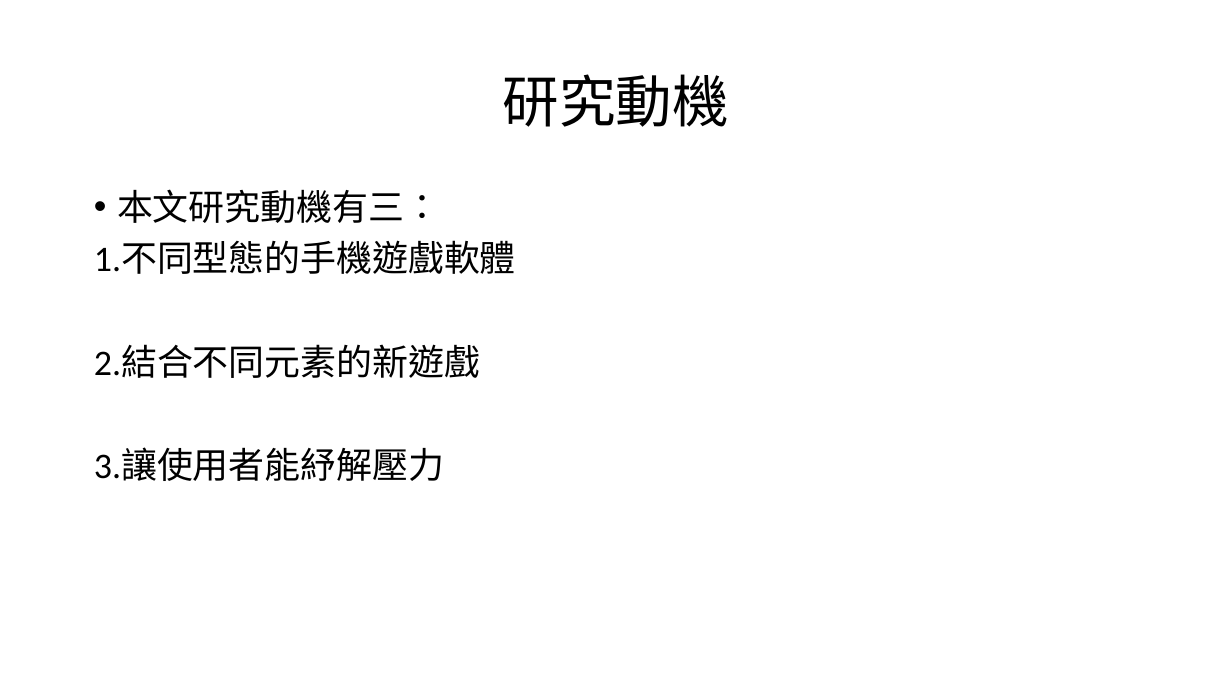
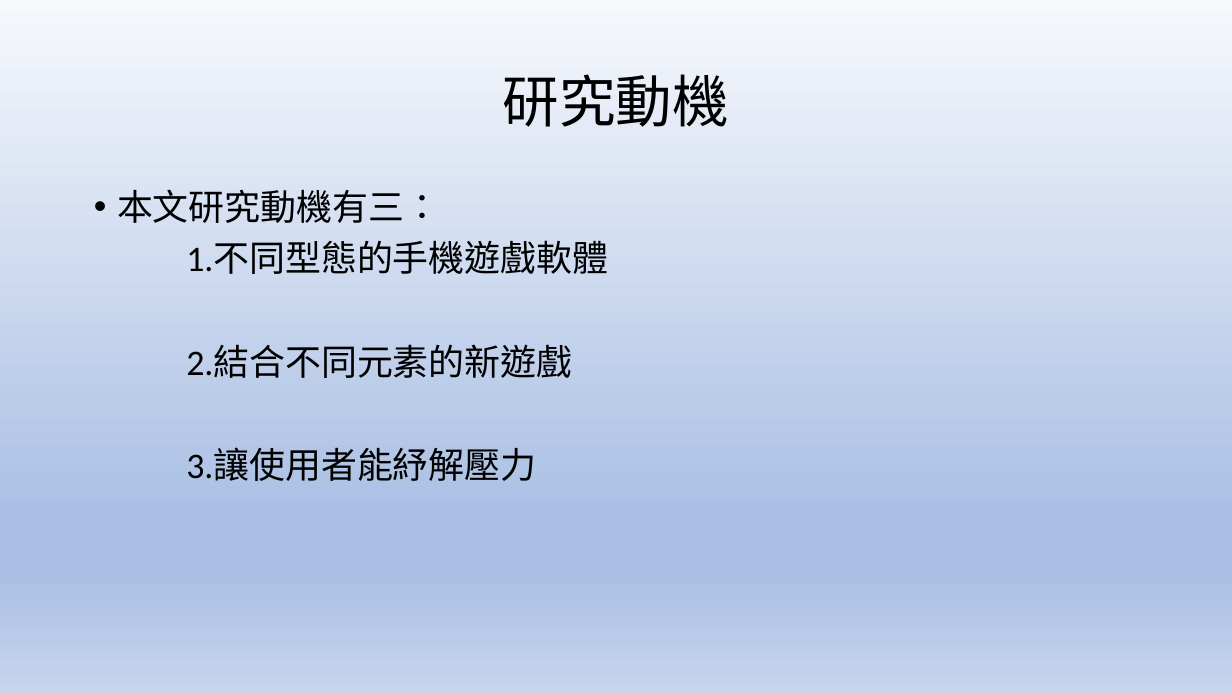
Before and after one commit to kewen0604/107_SE_Team2, a slide deck: slide 4 of 軟體工程期末專題報告.pptx. Drawn at 1232x693 pixels with LibreOffice and Linux fonts; fonts in the diff are those of the drawing. Boxes give left, top, right and bottom in pixels: in the first picture for what was removed or moved away, otherwise in the second. Text is boxed around its words. In the diff, an @@ line names an element or a change of style, - is before the commit and + after.

```diff
--- a/軟體工程期末專題報告.pptx
+++ b/軟體工程期末專題報告.pptx
@@ background #FFFFFF to gradient #F6F8FC to #ABC0E4 to #C7D5ED @@
@@ text "本文研究動機有三：" rewrapped from (94,189,516,481) to (117,189,608,481) @@
```
Also in this commit, not shown: 16 other slides changed.
